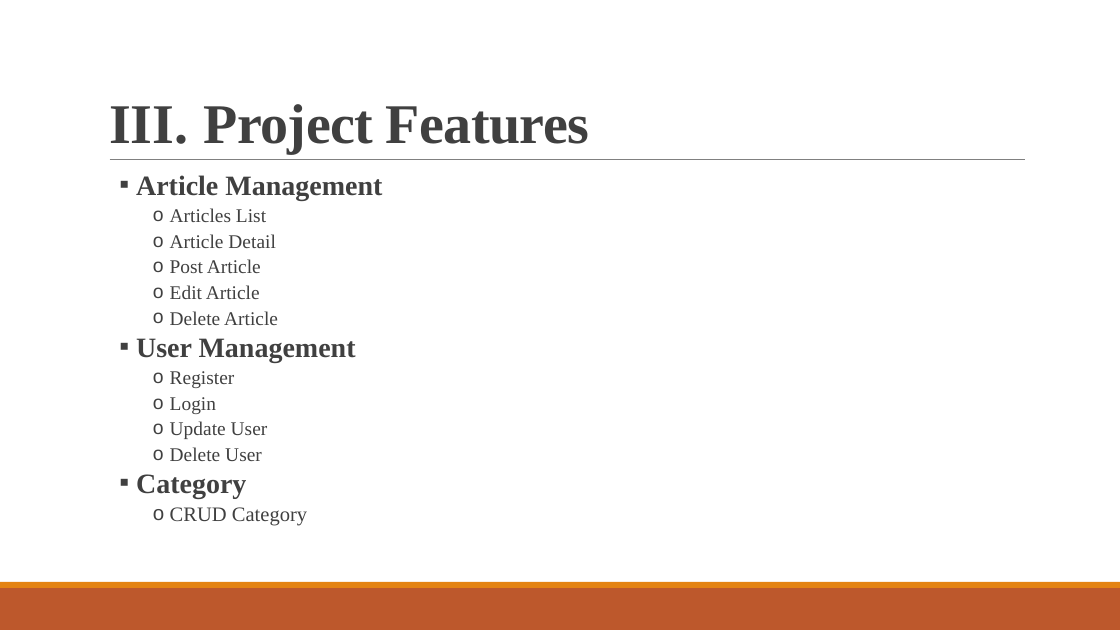
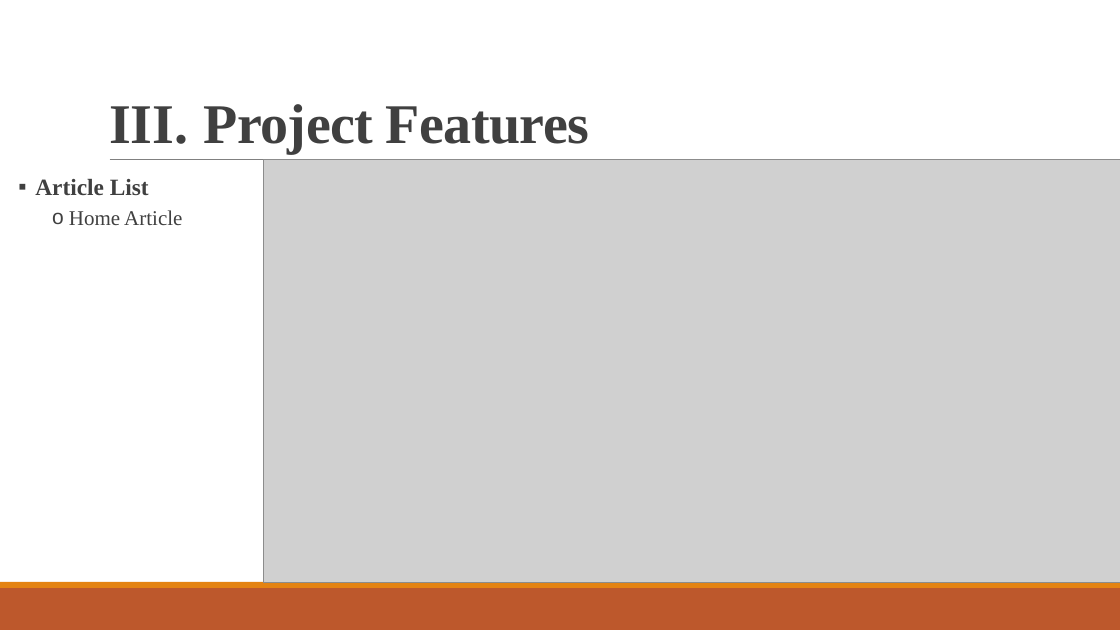
Before and after one commit to devit-chea/mini-project-orm, a slide deck: slide 5 of project documents/Article Post.pptx. Drawn at 1120x630 pixels with LibreOffice and Linux fonts; fonts in the diff are those of the drawing; grey boxes stand for pictures. Boxes give left, top, right and bottom in pixels: in the first picture for what was removed or moved away, otherwise in the second. Text is boxed around its words. In the diff, an @@ line names an element or a change of style, - is before the commit and + after.

```diff
--- a/project documents/Article Post.pptx
+++ b/project documents/Article Post.pptx
@@ text at bbox=[35, 179, 182, 225]: text changed; size 16.6 to 20 pt; bold on @@
-  ▪ Article Management
-      o Articles List
-      o Article Detail
-      o Post Article
-      o Edit Article
-      o Delete Article
-  ▪ User Management
-      o Register
-      o Login
-      o Update User
-      o Delete User
-  ▪ Category
-      o CRUD Category
+  ▪ Article List
+      o Home Article
@@ picture added at bbox=[264, 160, 1120, 583] @@
```
Also in this commit, not shown: 20 slides added, 5 other files.
